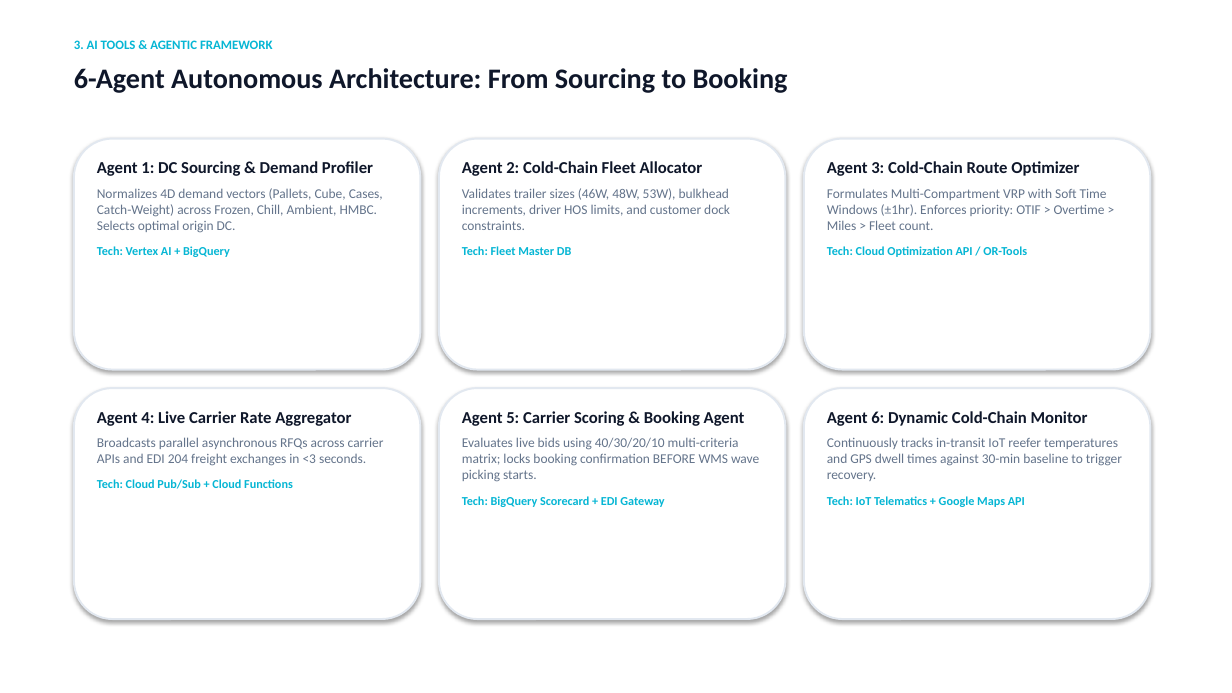
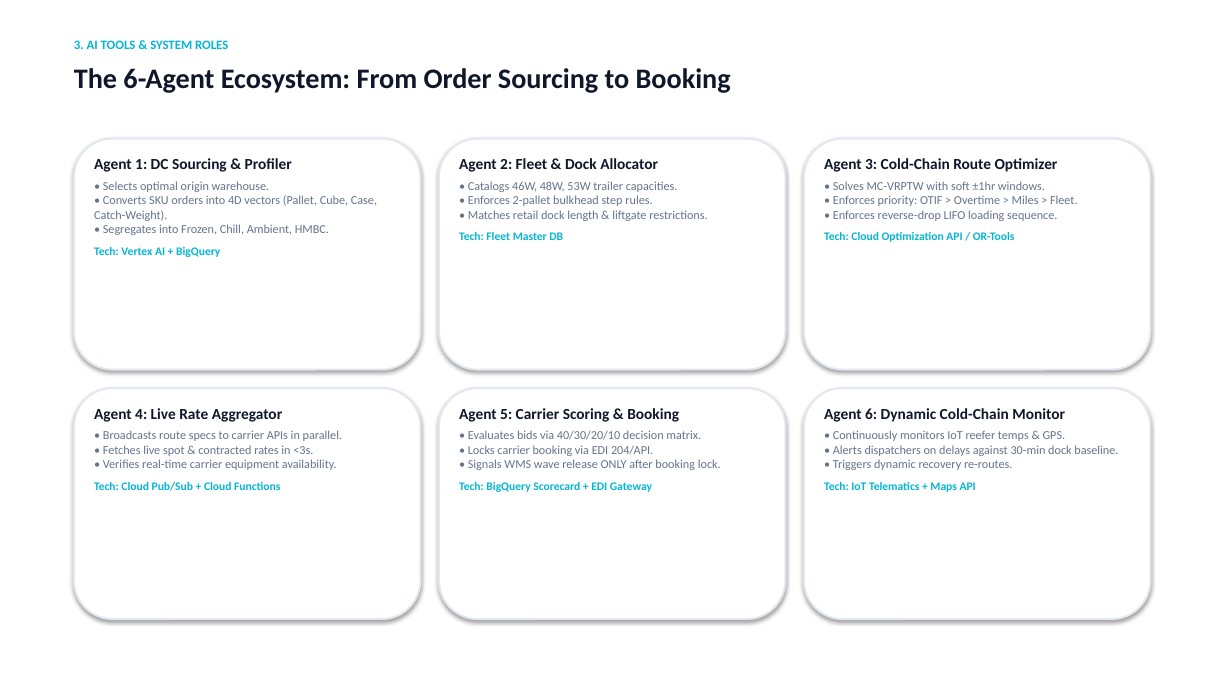
Before and after one commit to goyalpushkar/agentic-route-optimization, a slide deck: slide 3 of Wholesale_Grocery_Route_Optimization_Executive_Deck.pptx (slide 4 before the commit). Drawn at 1232x693 pixels with LibreOffice and Linux fonts; fonts in the diff are those of the drawing. Boxes give left, top, right and bottom in pixels: in the first picture for what was removed or moved away, otherwise in the second. Text is boxed around its words. In the diff, an @@ line names an element or a change of style, - is before the commit and + after.

```diff
--- a/Wholesale_Grocery_Route_Optimization_Executive_Deck.pptx
+++ b/Wholesale_Grocery_Route_Optimization_Executive_Deck.pptx
@@ text at box(74, 40, 228, 49): text changed @@
-3. AI TOOLS & AGENTIC FRAMEWORK
+3. AI TOOLS & SYSTEM ROLES
@@ text at box(74, 68, 731, 93): text changed @@
-6-Agent Autonomous Architecture: From Sourcing to Booking
+The 6-Agent Ecosystem: From Order Sourcing to Booking
@@ text at box(94, 158, 377, 235): text changed; size 10.5 to 9.5 pt @@
-Agent 1: DC Sourcing & Demand Profiler
-Normalizes 4D demand vectors (Pallets, Cube, Cases, Catch-Weight) across Frozen, Chill, Ambient, HMBC. Selects optimal origin DC.
+Agent 1: DC Sourcing & Profiler
+• Selects optimal origin warehouse.
+• Converts SKU orders into 4D vectors (Pallet, Cube, Case, Catch-Weight).
+• Segregates into Frozen, Chill, Ambient, HMBC.
@@ text at box(459, 158, 707, 221): text changed; size 10.5 to 9.5 pt @@
-Agent 2: Cold-Chain Fleet Allocator
-Validates trailer sizes (46W, 48W, 53W), bulkhead increments, driver HOS limits, and customer dock constraints.
+Agent 2: Fleet & Dock Allocator
+• Catalogs 46W, 48W, 53W trailer capacities.
+• Enforces 2-pallet bulkhead step rules.
+• Matches retail dock length & liftgate restrictions.
@@ text at box(824, 158, 1058, 242): size 13 to 12 pt in "Agent 3: Cold-Chain Route Optimizer"; size 9.5 to 9 pt in "Tech: Cloud Optimization API / OR-Tools"; less space between paragraphs @@
@@ text at box(833, 181, 1078, 221): text changed; size 10.5 to 9.5 pt @@
-Formulates Multi-Compartment VRP with Soft Time Windows (±1hr). Enforces priority: OTIF > Overtime > Miles > Fleet count.
+• Solves MC-VRPTW with soft ±1hr windows.
+• Enforces priority: OTIF > Overtime > Miles > Fleet.
+• Enforces reverse-drop LIFO loading sequence.
@@ text at box(459, 232, 563, 240): size 9.5 to 9 pt in "Tech: Fleet Master DB" @@
@@ text at box(94, 247, 220, 257): size 9.5 to 9 pt in "Tech: Vertex AI + BigQuery" @@
@@ text at box(94, 408, 342, 470): text changed; size 10.5 to 9.5 pt @@
-Agent 4: Live Carrier Rate Aggregator
-Broadcasts parallel asynchronous RFQs across carrier APIs and EDI 204 freight exchanges in <3 seconds.
+Agent 4: Live Rate Aggregator
+• Broadcasts route specs to carrier APIs in parallel.
+• Fetches live spot & contracted rates in <3s.
+• Verifies real-time carrier equipment availability.
@@ text at box(459, 408, 721, 470): text changed; size 10.5 to 9.5 pt @@
-Agent 5: Carrier Scoring & Booking Agent
-Evaluates live bids using 40/30/20/10 multi-criteria matrix; locks booking confirmation BEFORE WMS wave picking starts.
+Agent 5: Carrier Scoring & Booking
+• Evaluates bids via 40/30/20/10 decision matrix.
+• Locks carrier booking via EDI 204/API.
+• Signals WMS wave release ONLY after booking lock.
@@ text at box(824, 408, 1065, 422): size 13 to 12 pt in "Agent 6: Dynamic Cold-Chain Monitor"; less space between paragraphs @@
@@ text at box(824, 430, 1118, 492): text changed; size 10.5 to 9.5 pt @@
-Continuously tracks in-transit IoT reefer temperatures and GPS dwell times against 30-min baseline to trigger recovery.
-Tech: IoT Telematics + Google Maps API
+• Continuously monitors IoT reefer temps & GPS.
+• Alerts dispatchers on delays against 30-min dock baseline.
+• Triggers dynamic recovery re-routes.
+Tech: IoT Telematics + Maps API
@@ text at box(94, 482, 280, 491): size 9.5 to 9 pt in "Tech: Cloud Pub/Sub + Cloud Functions" @@
@@ text at box(459, 482, 652, 492): size 9.5 to 9 pt in "Tech: BigQuery Scorecard + EDI Gateway" @@
```
Also in this commit, not shown: 3 other slides changed, 4 slides added, 7 slides removed, 22 other files.
